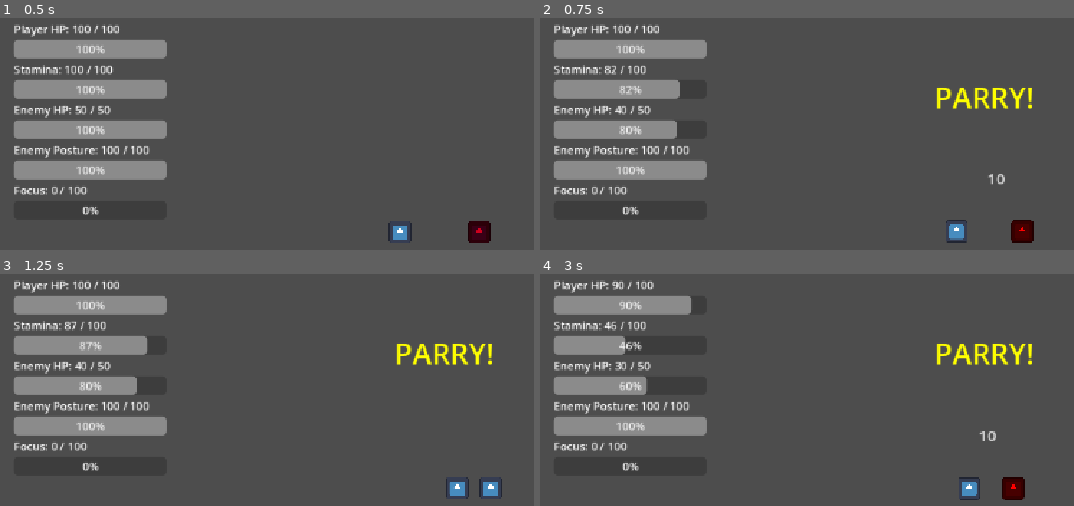
Above: before the commit, frames 1-4 (two rows, left to right).
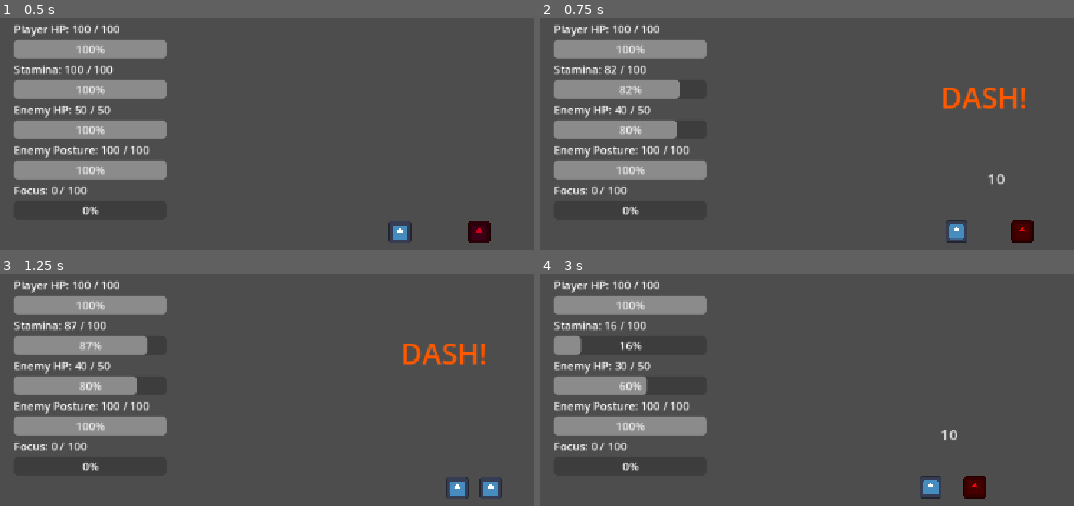
Above: after the commit, the same moments.

Repository: shanwinder/lastblade
Game: Godot game, scene res://scenes/main/Main.tscn
Two runs of this game, one before a commit and one after it. Both use one fixed random seed, a clock stepped at 60 frames per second and the inputs below. The engine's default icon, where the game draws it, is replaced by a stand-in: a white triangle on a blue panel in a dark square.
Inputs:
- Up to frame 1 (0.5 s): no input
- Up to frame 2 (0.75 s): hold Right (ui_right) from 0.53 s (still down); tap J (attack) at 0.6 s
- Up to frame 3 (1.25 s): keep holding Right (ui_right); tap K (dash) at 0.8 s
- Up to frame 4 (3 s): release Right (ui_right) at 1.28 s; hold Left (ui_left) 1.28-2.03 s; tap K (dash) at 1.35 s; tap L (parry) at 1.55, 2.1 s; hold Right (ui_right) from 2.03 s (still down); tap J (attack) at 2.3, 2.85 s

Frame 1 is identical in both runs. In frame 2, 1.2% of the frame differs, in the area x 74-93%, y 30-40%; in frame 3, 1.2%; in frame 4, 3.3%, in the area x 7-93%, y 2-98%.

Commit message:
Add Delayed Slash attack and HUD hints
Introduce a new "Delayed Slash" attack and HUD hinting for enemy attacks.

Changes in EnemyDummy.gd:
- Added exported tuning variables for delayed attacks (chance, damage, wait/parry/active times, cooldown bonus).
- Added state flags and hint text/color tracking for current attacks.
- choose_attack_pattern() can now pick a delayed attack, sets up timings, hint = "WAIT..." and color.
- emit_attack_hint()/emit_delayed_parry_hint() send appropriate HUD hints; attack() now handles two-phase windup (WAIT then PARRY), updates sprite colors, and respects cancellations.
- Minor debug print now includes current_attack_name.

Changes in HUD.gd:
- Fixed signal connect indentation and updated comment to include WAIT... hint support.

Overall: enables trickier enemy timing (bait-and-parry) and HUD feedback for the new behavior.

Diff:
--- a/last-blade-trial/EnemyDummy.gd
+++ b/last-blade-trial/EnemyDummy.gd
@@ -59,6 +59,32 @@
 # เพื่อให้ท่าหนักมีช่องว่างให้ผู้เล่นสวนกลับ
 @export var heavy_attack_cooldown_bonus: float = 0.35
 
+# =========================
+# ค่าของท่าโจมตีแบบหน่วงจังหวะ
+# =========================
+
+# โอกาสที่ศัตรูจะเลือกใช้ท่า Delayed Slash
+# ท่านี้เอาไว้หลอกผู้เล่นที่กด Parry เร็วเกินไป
+@export var delayed_attack_chance: float = 0.25
+
+# ดาเมจของท่า Delayed Slash
+# ตั้งให้เท่าหรือแรงกว่าปกตินิดเดียว เพราะความยากอยู่ที่จังหวะ
+@export var delayed_attack_damage: int = 12
+
+# ช่วงแรกของท่า Delayed Slash ที่ให้ผู้เล่นรอ
+# ระหว่างนี้ HUD จะแสดง WAIT...
+@export var delayed_attack_wait_time: float = 0.65
+
+# ช่วงท้ายก่อนฟันจริง
+# ระหว่างนี้ HUD จะเปลี่ยนเป็น PARRY!
+@export var delayed_attack_parry_time: float = 0.35
+
+# ระยะเวลาที่ Hitbox ของ Delayed Slash เปิดอยู่
+@export var delayed_attack_active_time: float = 0.18
+
+# เวลาพักเพิ่มหลังใช้ Delayed Slash
+@export var delayed_attack_cooldown_bonus: float = 0.20
+
 # ระยะเวลาที่ศัตรูชะงักเมื่อถูก Parry
 @export var stagger_time: float = 0.45
 
@@ -189,6 +215,19 @@
 # ท่าปัจจุบันสามารถ Parry ได้หรือไม่
 # Normal Slash = true, Heavy Slash = false
 var current_attack_can_be_parried: bool = true
+
+# ใช้เช็กว่าท่าปัจจุบันเป็น Delayed Slash หรือไม่
+# เพราะ Delayed Slash ต้องมี hint 2 ช่วง คือ WAIT... แล้วค่อย PARRY!
+var current_attack_is_delayed: bool = false
+
+# เวลารอก่อนเข้าสู่ช่วง Parry ของท่า Delayed Slash
+var current_attack_delay_wait_time: float = 0.0
+
+# ข้อความ hint หลักของท่าปัจจุบัน
+var current_attack_hint_text: String = "PARRY!"
+
+# สีของ hint หลักของท่าปัจจุบัน
+var current_attack_hint_color: Color = Color.YELLOW
 
 # ใช้ยกเลิก attack coroutine เก่าที่ค้างอยู่
 # ทุกครั้งที่เริ่ม attack ใหม่หรือถูก parry เราจะเพิ่มค่านี้
@@ -297,23 +336,59 @@
 	enemy_stats_changed.emit(current_hp, max_hp, current_posture, max_posture)
 
 func emit_attack_hint() -> void:
-	# ถ้าท่าปัจจุบัน Parry ได้ ให้บอกผู้เล่นว่าควร Parry
-	if current_attack_can_be_parried:
-		enemy_attack_hint_changed.emit("PARRY!", Color.YELLOW)
-	else:
-		# ถ้าท่าปัจจุบัน Parry ไม่ได้ ให้บอกผู้เล่นว่าควร Dash
-		enemy_attack_hint_changed.emit("DASH!", Color(1.0, 0.35, 0.0, 1.0))
+	# ส่งข้อความเตือนตามท่าปัจจุบัน
+	# Normal = PARRY!, Heavy = DASH!, Delayed ช่วงแรก = WAIT...
+	enemy_attack_hint_changed.emit(current_attack_hint_text, current_attack_hint_color)
 
 func clear_attack_hint() -> void:
 	# ส่งข้อความว่าง เพื่อให้ HUD ซ่อนคำเตือน
 	enemy_attack_hint_changed.emit("", Color.WHITE)
 
+func emit_delayed_parry_hint() -> void:
+	# ช่วงท้ายของ Delayed Slash ให้บอกผู้เล่นว่าตอนนี้ค่อย Parry
+	enemy_attack_hint_changed.emit("PARRY!", Color.YELLOW)
+
 func choose_attack_pattern() -> void:
-	# สุ่มเลข 0.0 ถึง 1.0 เพื่อเลือกว่าจะใช้ท่าปกติหรือท่าหนัก
+	# สุ่มเลข 0.0 ถึง 1.0 เพื่อเลือก pattern การโจมตี
 	var roll: float = randf()
 
-	# ถ้าสุ่มได้น้อยกว่าโอกาสท่าหนัก ให้ใช้ Heavy Slash
-	if roll < heavy_attack_chance:
+	# รีเซ็ตค่าเริ่มต้นของท่าปัจจุบันก่อนเลือกท่าใหม่
+	current_attack_is_delayed = false
+	current_attack_delay_wait_time = 0.0
+
+	# ถ้าสุ่มได้อยู่ในช่วง Delayed Slash ให้ใช้ท่าหน่วงจังหวะ
+	if roll < delayed_attack_chance:
+		current_attack_name = "delayed_slash"
+
+		# ท่านี้ Parry ได้ แต่ต้องรอจังหวะท้าย
+		current_attack_can_be_parried = true
+
+		# ใช้ดาเมจของ Delayed Slash
+		current_attack_damage = delayed_attack_damage
+
+		# เวลารวมก่อนฟันจริง = ช่วง WAIT + ช่วง PARRY
+		current_attack_windup_time = delayed_attack_wait_time + delayed_attack_parry_time
+
+		# เก็บเวลาช่วง WAIT ไว้ใช้แยก hint
+		current_attack_delay_wait_time = delayed_attack_wait_time
+
+		# Hitbox เปิดตามค่าของท่านี้
+		current_attack_active_time = delayed_attack_active_time
+
+		# cooldown เพิ่มเล็กน้อย เพราะเป็นท่าหลอกจังหวะ
+		current_attack_cooldown = attack_cooldown + delayed_attack_cooldown_bonus
+
+		# ทำเครื่องหมายว่าท่านี้เป็น delayed
+		current_attack_is_delayed = true
+
+		# ช่วงแรกให้ HUD บอก WAIT... ไม่ใช่ PARRY! ทันที
+		current_attack_hint_text = "WAIT..."
+		current_attack_hint_color = Color(0.75, 0.35, 1.0, 1.0)
+
+		print("Enemy chose DELAYED SLASH! Wait, then parry.")
+
+	# ถ้าไม่ใช่ Delayed แต่ยังอยู่ในช่วง Heavy ให้ใช้ Heavy Slash
+	elif roll < delayed_attack_chance + heavy_attack_chance:
 		current_attack_name = "heavy_slash"
 
 		# ท่าหนักแรงกว่า
@@ -331,7 +406,12 @@
 		# ท่าหนัก Parry ไม่ได้ ผู้เล่นควร Dash หลบ
 		current_attack_can_be_parried = false
 
+		# Hint ของ Heavy คือ DASH!
+		current_attack_hint_text = "DASH!"
+		current_attack_hint_color = Color(1.0, 0.35, 0.0, 1.0)
+
 		print("Enemy chose HEAVY SLASH! Dash required.")
+
 	else:
 		current_attack_name = "normal_slash"
 
@@ -349,6 +429,10 @@
 
 		# ท่าปกติ Parry ได้
 		current_attack_can_be_parried = true
+
+		# Hint ของ Normal คือ PARRY!
+		current_attack_hint_text = "PARRY!"
+		current_attack_hint_color = Color.YELLOW
 
 		print("Enemy chose NORMAL SLASH! Parry possible.")
 
@@ -384,8 +468,33 @@
 		# สีส้ม = ท่าหนัก Parry ไม่ได้ ควร Dash หลบ
 		sprite_2d.modulate = Color(1.0, 0.35, 0.0, 1.0)
 
-	# รอช่วงเตรียมโจมตีของท่าปัจจุบัน
-	await get_tree().create_timer(current_attack_windup_time).timeout
+	# ถ้าเป็น Delayed Slash จะมี 2 ช่วง
+	# ช่วงแรก HUD ขึ้น WAIT... เพื่อห้ามผู้เล่นรีบ Parry
+	# ช่วงท้าย HUD ค่อยเปลี่ยนเป็น PARRY!
+	if current_attack_is_delayed:
+		# แสดงสีม่วงเพื่อบอกว่านี่คือท่าหน่วงจังหวะ
+		if is_instance_valid(sprite_2d):
+			sprite_2d.modulate = Color(0.75, 0.35, 1.0, 1.0)
+
+		# รอช่วงหลอกจังหวะ
+		await get_tree().create_timer(current_attack_delay_wait_time).timeout
+
+		# ถ้าระหว่างรอถูกยกเลิก เช่น Posture Break หรือตาย ให้หยุดทันที
+		if my_attack_id != attack_sequence_id or is_dead:
+			return
+
+		# เข้าสู่ช่วงที่ผู้เล่นควรกด Parry
+		emit_delayed_parry_hint()
+
+		# เปลี่ยนเป็นสีเหลืองเพื่อบอกว่าช่วงนี้ Parry ได้แล้ว
+		if is_instance_valid(sprite_2d):
+			sprite_2d.modulate = Color.YELLOW
+
+		# รอช่วงท้ายก่อนฟันจริง
+		await get_tree().create_timer(delayed_attack_parry_time).timeout
+	else:
+		# ท่าปกติและท่าหนักใช้ wind-up แบบเดิม
+		await get_tree().create_timer(current_attack_windup_time).timeout
 
 	# ถ้าระหว่าง wind-up ถูกยกเลิก เช่น ถูก Parry/Break/ตาย ให้หยุดทันที
 	if my_attack_id != attack_sequence_id or is_dead:
@@ -506,7 +615,7 @@
 	# ถ้าผู้เล่นพยายาม Parry ท่าหนัก ให้แจ้งใน console
 	# ท่าหนักออกแบบมาให้ Dash หลบ ไม่ใช่ Parry
 	if not current_attack_can_be_parried and target.has_method("is_parry_active") and target.is_parry_active():
-		print("Heavy Slash cannot be parried! Player should dash.")
+		print(current_attack_name, " cannot be parried! Player should dash.")
 
 	# ถ้าไม่ได้ Parry สำเร็จ ให้ทำดาเมจตามค่าของท่าปัจจุบัน
 	has_hit_player = true
--- a/last-blade-trial/HUD.gd
+++ b/last-blade-trial/HUD.gd
@@ -74,7 +74,7 @@
 	# เมื่อ HP หรือ Posture ของศัตรูเปลี่ยน HUD จะอัปเดตทันที
 	enemy.enemy_stats_changed.connect(update_enemy_stats)
 
-		# เชื่อม signal คำเตือนท่าศัตรู
+	# เชื่อม signal คำเตือนท่าศัตรู
 	# ถ้า EnemyDummy มี signal นี้ ให้ HUD แสดงข้อความ PARRY! หรือ DASH!
 	if enemy.has_signal("enemy_attack_hint_changed"):
 		enemy.enemy_attack_hint_changed.connect(update_attack_hint)
@@ -136,7 +136,7 @@
 	if attack_hint_label == null:
 		return
 
-	# อัปเดตข้อความ เช่น PARRY! หรือ DASH!
+	# อัปเดตข้อความ เช่น PARRY!, DASH! หรือ WAIT...
 	attack_hint_label.text = hint_text
 
 	# อัปเดตสีให้ตรงกับท่าโจมตี
